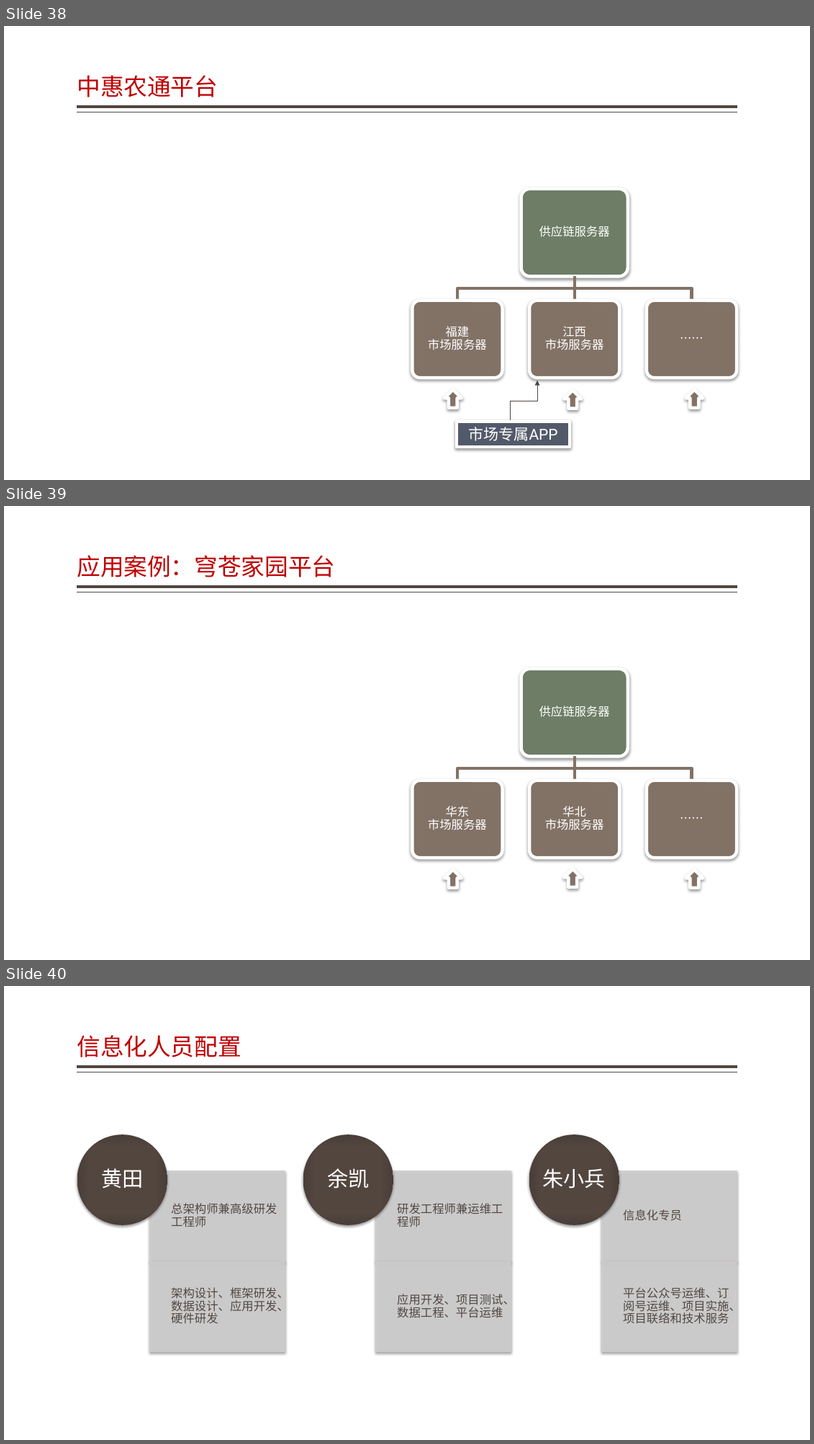
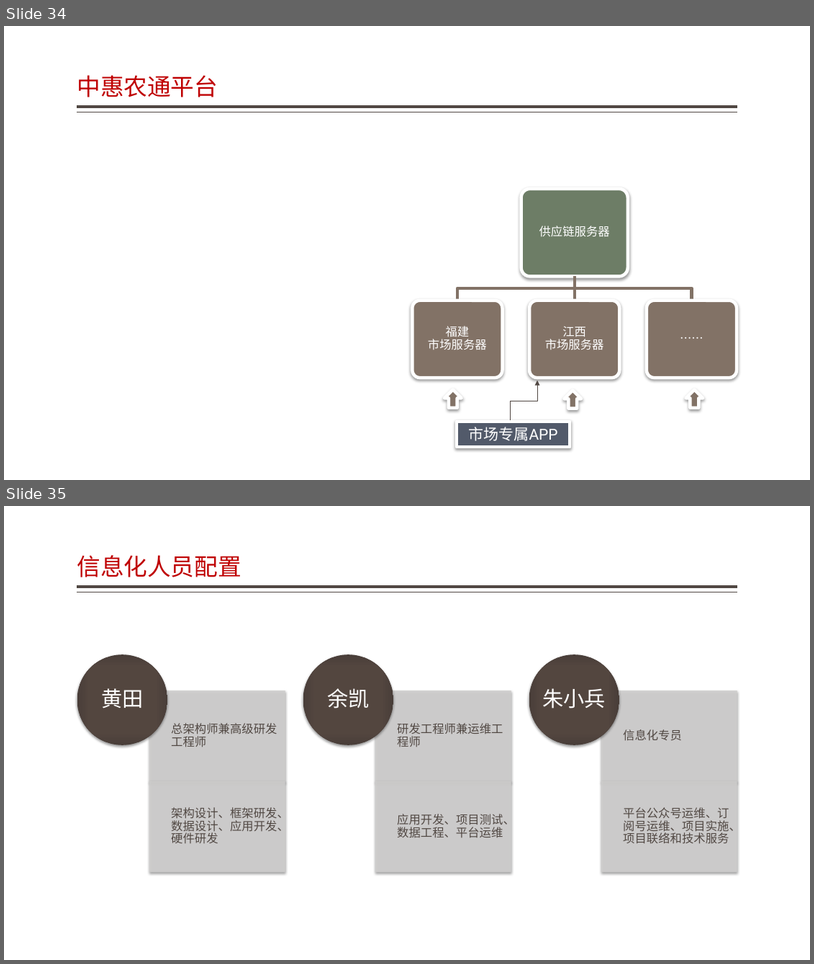
Before and after one commit to jzgi/chainsmart, a slide deck: Docs/品链应用参考设计.pptx. Shown one above the other, each under a label of ours: slides 38, 39 and 40 before the commit, slides 34 and 35 after it. The pictures are 814x1444 and 814x964 pixels, drawn with LibreOffice and Linux fonts; fonts in the diff are those of the drawing. Boxes give left, top, right and bottom in pixels: in the first picture for what was removed or moved away, otherwise in the second. Text is boxed around its words. In the diff, an @@ line names an element or a change of style, - is before the commit and + after.

```diff
--- a/Docs/品链应用参考设计.pptx
+++ b/Docs/品链应用参考设计.pptx
@@ slide 39 removed at [4, 506, 810, 960], background #FFFFFF; not listed: 2 template elements that a slide beside it also shows @@
@@ title removed at [77, 555, 335, 577] @@
-应用案例：穹苍家园平台
@@ group removed at [412, 669, 737, 857]: 4 rounded rectangles, 4 texts, 3 freeform shapes @@
-供应链服务器
-华东
-市场服务器
-华北
-市场服务器
-……
@@ up arrow removed at [445, 870, 462, 888] @@
@@ up arrow removed at [565, 869, 581, 887] @@
@@ up arrow removed at [687, 870, 703, 888] @@
@@ what was slide 38 is now slide 34 @@
@@ what was slide 40 is now slide 35 @@
```
Also in this commit, not shown: 9 slides changed, 2 slides added, 6 other slides removed, 35 other files.
